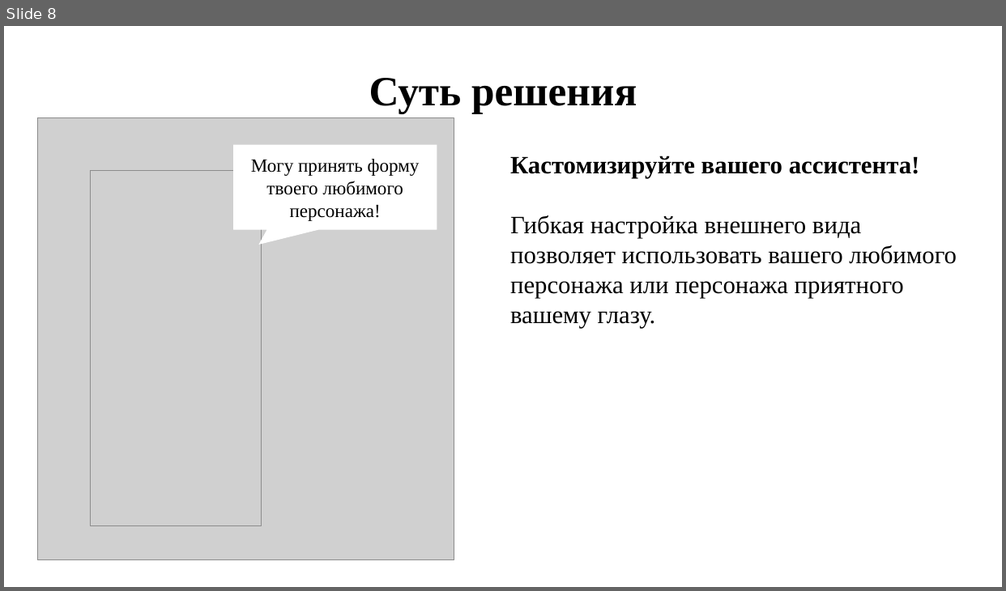
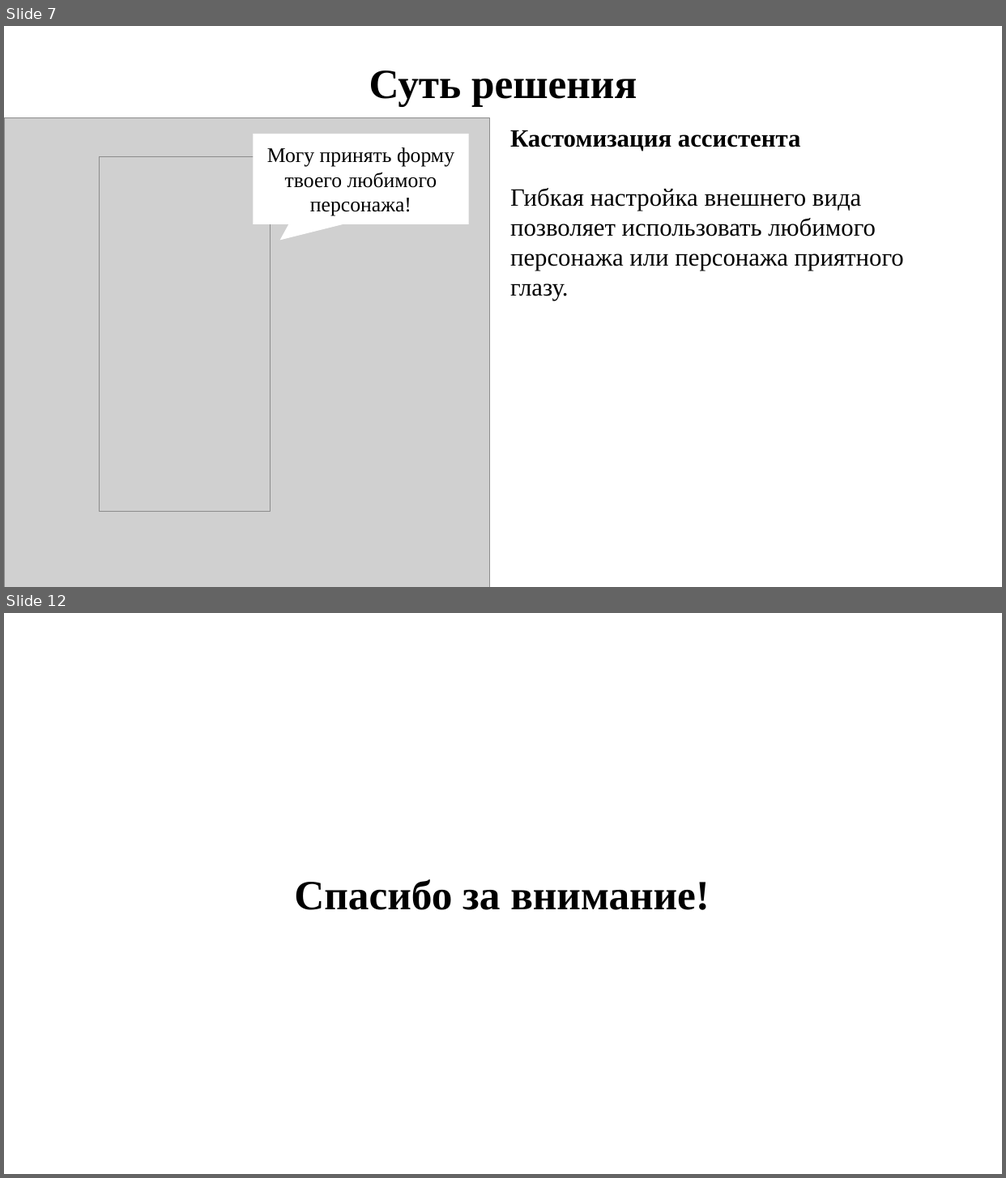
Before and after one commit to DronSyperlol/VirtualCurator, a slide deck: Docs/Presentation.pptx. Shown one above the other, each under a label of ours: slide 8 before the commit, slides 7 and 12 after it; the slides between them are not shown. The pictures are 1006x591 and 1006x1178 pixels, drawn with LibreOffice and Linux fonts; fonts in the diff are those of the drawing; grey boxes stand for pictures. Boxes give left, top, right and bottom in pixels: in the first picture for what was removed or moved away, otherwise in the second. Text is boxed around its words. In the diff, an @@ line names an element or a change of style, - is before the commit and + after.

Commit message:
Добавлена суть решения

```diff
--- a/Docs/Presentation.pptx
+++ b/Docs/Presentation.pptx
@@ slide 12 added at bbox=[4, 613, 1002, 1174], background #FFFFFF @@
@@ text added at bbox=[294, 879, 710, 910], 40 pt, text #000000, bold @@
+Спасибо за внимание!
@@ what was slide 8 is now slide 7 @@
@@ slide 7 changed as well @@
@@ text "Суть решения": place and size @@
-text "Суть решения" at bbox=[369, 78, 637, 113]
+text "Суть решения" at bbox=[369, 71, 637, 107]
@@ picture: place and size @@
-picture at bbox=[38, 118, 454, 560]
+picture at bbox=[4, 118, 490, 587]
@@ speech box "Могу принять форму твоего любимого ...": place and size @@
-speech box "Могу принять форму твоего любимого ..." at bbox=[234, 145, 437, 229]
+speech box "Могу принять форму твоего любимого ..." at bbox=[253, 134, 468, 224]
@@ speech box "Могу принять форму твоего любимого ..." at bbox=[253, 134, 468, 224]: size 18 to 20 pt @@
@@ text at bbox=[510, 130, 904, 301]: text changed @@
-Кастомизируйте вашего ассистента!
-Гибкая настройка внешнего вида позволяет использовать вашего любимого персонажа или персонажа приятного вашему глазу.
+Кастомизация ассистента
+Гибкая настройка внешнего вида позволяет использовать любимого персонажа или персонажа приятного глазу.
@@ picture: place and size @@
-picture at bbox=[91, 171, 262, 527]
+picture at bbox=[100, 156, 270, 512]
```
Also in this commit, not shown: 4 other slides changed, 6 other slides added, 4 slides removed.
